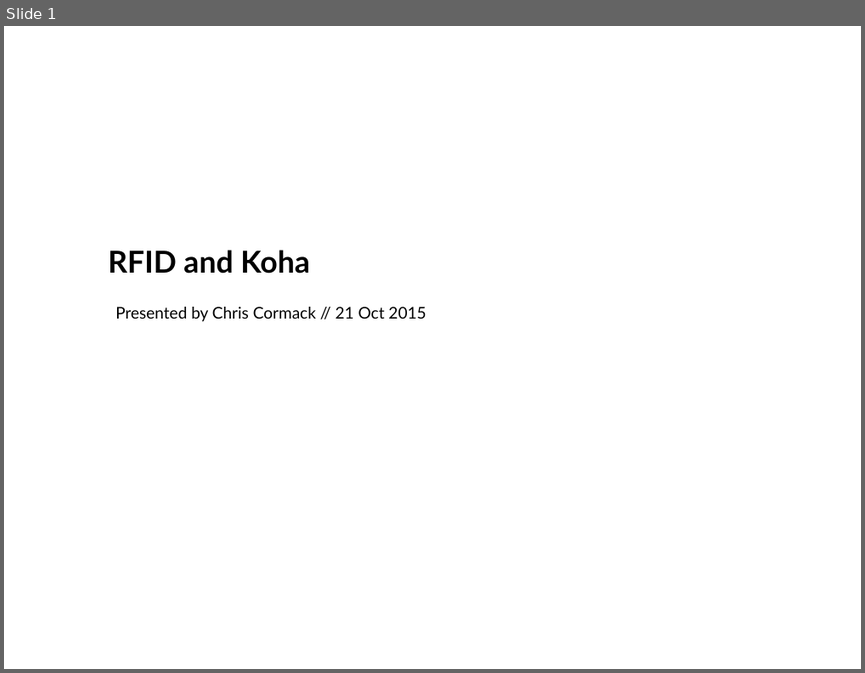
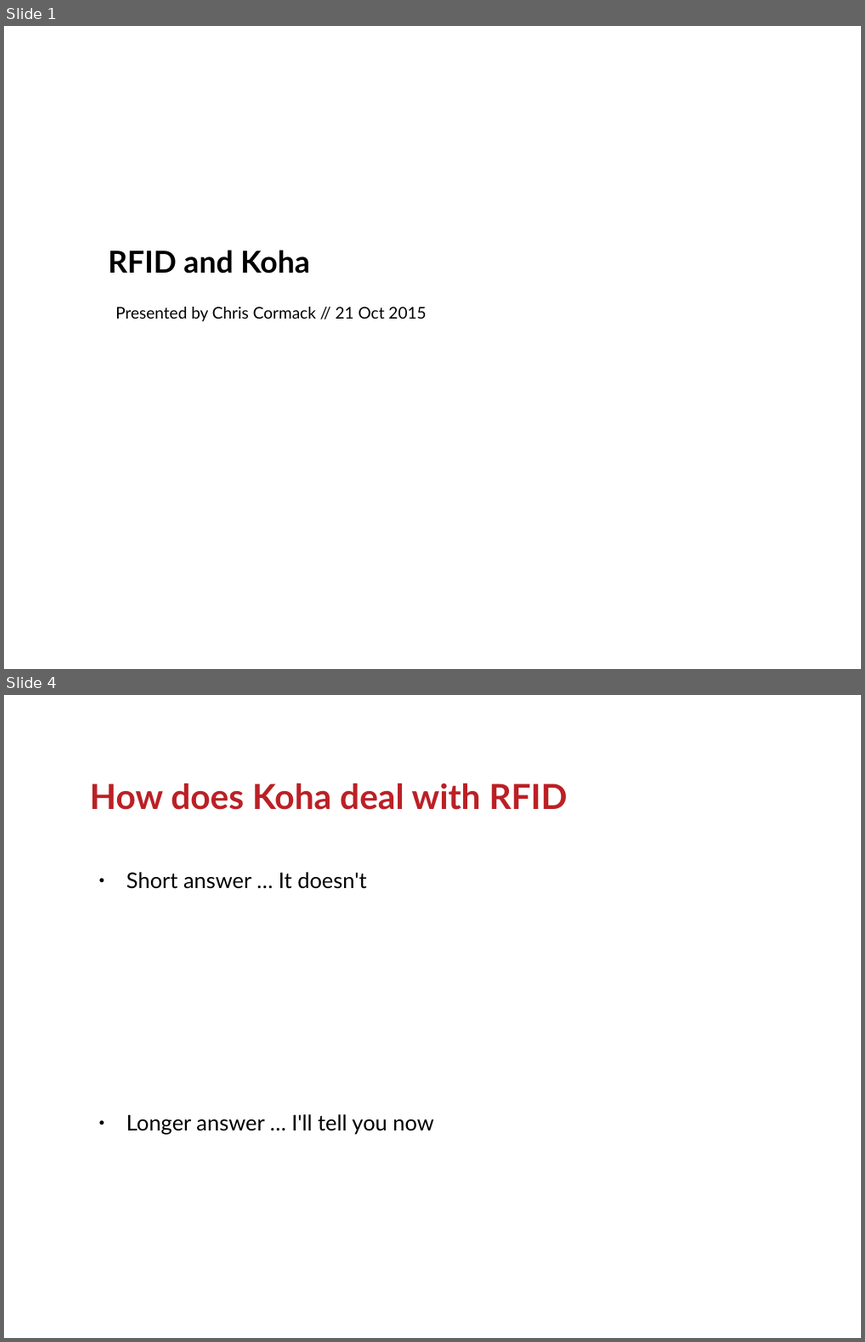
Before and after one commit to ranginui/presentation, a slide deck: kohacon15/rfid/rfid.odp. Shown one above the other, each under a label of ours: slide 1 before the commit, slides 1 and 4 after it; the slides between them are not shown. The pictures are 865x673 and 865x1342 pixels, drawn with LibreOffice and Linux fonts; fonts in the diff are those of the drawing; background and template pictures are left out. Boxes give left, top, right and bottom in pixels: in the first picture for what was removed or moved away, otherwise in the second. Text is boxed around its words. In the diff, an @@ line names an element or a change of style, - is before the commit and + after.

Commit message:
RFID presentation

```diff
--- a/kohacon15/rfid/rfid.odp
+++ b/kohacon15/rfid/rfid.odp
@@ slide 4 added at (x1=4, y1=695, x2=861, y2=1338), background #FFFFFF @@
@@ title added at (x1=90, y1=783, x2=568, y2=810), 32 pt, text #BB2025, bold @@
+How does Koha deal with RFID
@@ text added at (x1=126, y1=872, x2=433, y2=1134), 20 pt, text #000000 @@
+● Short answer … It doesn't
+● Longer answer … I'll tell you now
```
Also in this commit, not shown: 5 other slides added, 5 slides removed, 1 other file.
